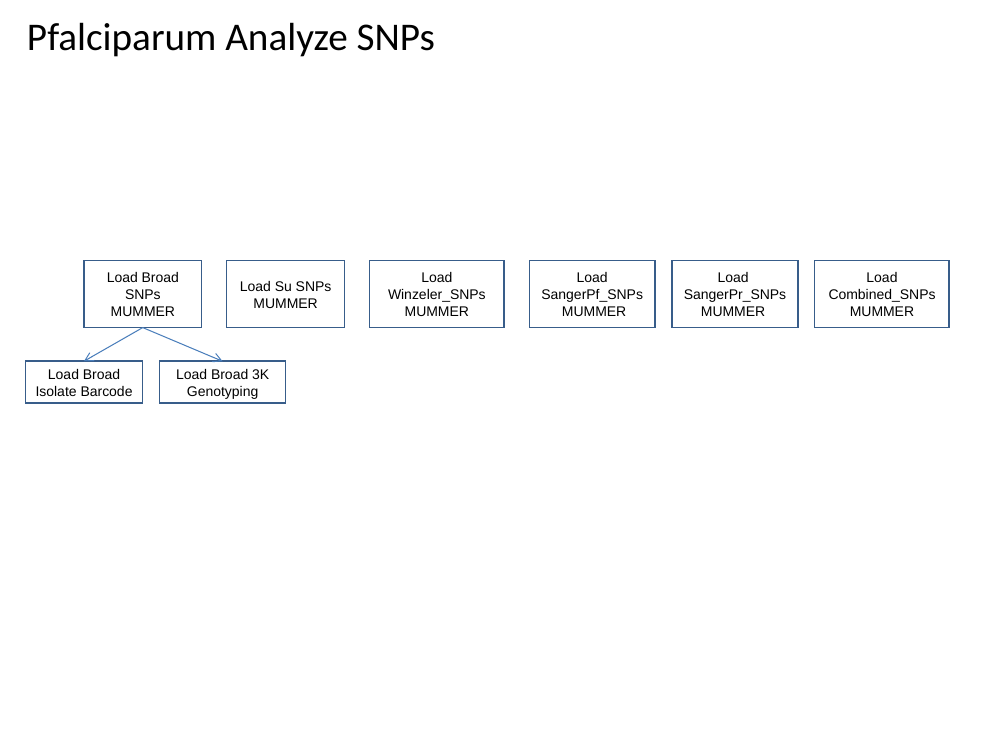
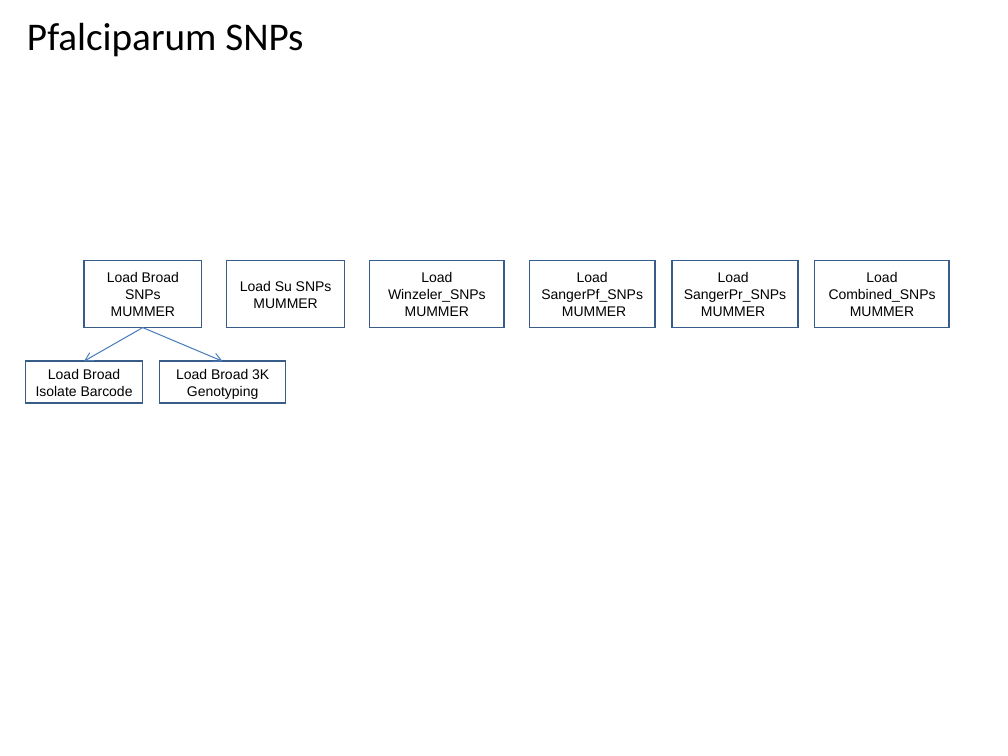
Before and after one commit to VEuPathDB/ApiCommonWorkflow, a slide deck: slide 11 of Main/doc/IntegratedWorkflow.ppt. Drawn at 1008x756 pixels with LibreOffice and Linux fonts; fonts in the diff are those of the drawing. Boxes give left, top, right and bottom in pixels: in the first picture for what was removed or moved away, otherwise in the second. Text is boxed around its words. In the diff, an @@ line names an element or a change of style, - is before the commit and + after.

```diff
--- a/Main/doc/IntegratedWorkflow.ppt
+++ b/Main/doc/IntegratedWorkflow.ppt
@@ title at (x1=27, y1=22, x2=303, y2=57): text changed @@
-Pfalciparum Analyze SNPs
+Pfalciparum SNPs
```
Also in this commit, not shown: 8 other slides changed, 1 slide added, 2 slides removed.
